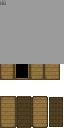
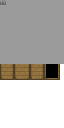
The second 64×128 image is a revision of the first. Changes to its layers:
hid "Pasted Layer" over [0, 96, 16, 128]
added layer "Pasted Layer #1" in group "Chest" over [46, 64, 58, 78]
added layer "Pasted Layer #2" in group "Chest" over [16, 64, 28, 78]
painted on "Body" over [16, 64, 58, 78]
hid "wood.png copy" over [16, 96, 63, 128]
